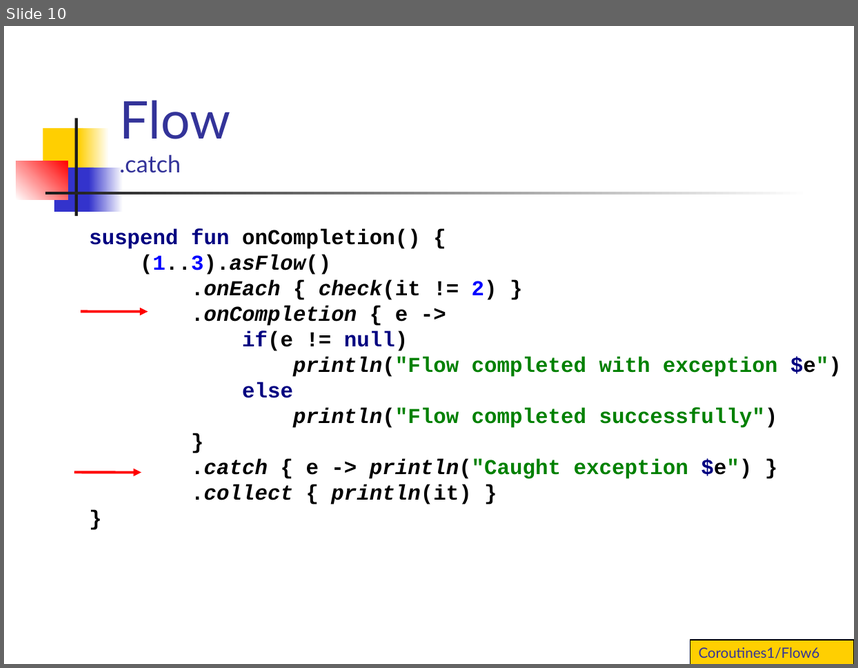
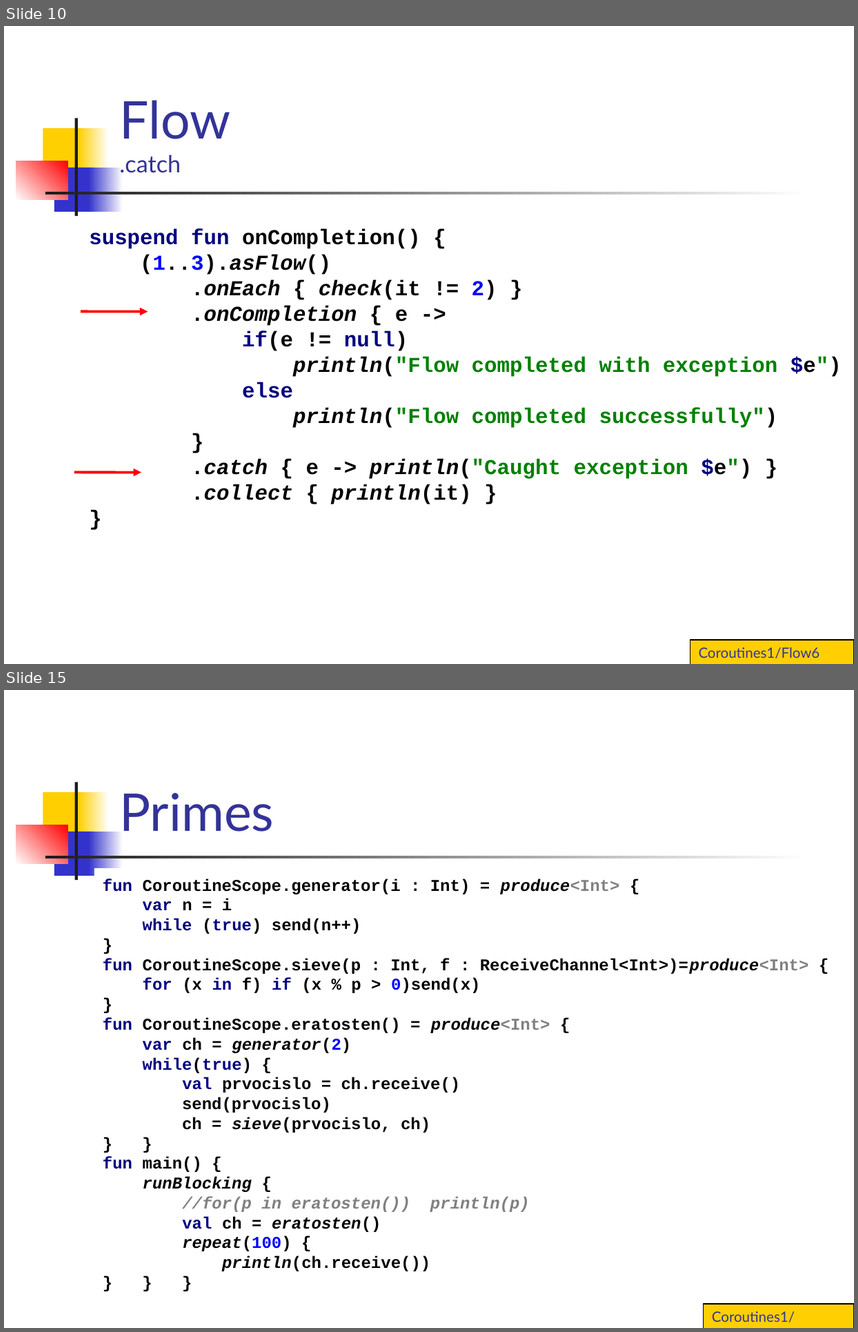
Before and after one commit to vmandro/Prednasky, a slide deck: 10/10B_Android.ppt. Shown one above the other, each under a label of ours: slide 10 before the commit, slides 10 and 15 after it; the slides between them are not shown. The pictures are 858x668 and 858x1332 pixels, drawn with LibreOffice and Linux fonts; fonts in the diff are those of the drawing. Boxes give left, top, right and bottom in pixels: in the first picture for what was removed or moved away, otherwise in the second. Text is boxed around its words. In the diff, an @@ line names an element or a change of style, - is before the commit and + after.

```diff
--- a/10/10B_Android.ppt
+++ b/10/10B_Android.ppt
@@ slide 15 added at bbox=[4, 690, 854, 1328], background #FFFFFF; not listed: 7 template elements that a slide beside it also shows @@
@@ title added at bbox=[119, 793, 274, 831], 44 pt, text #333399 @@
+Primes
@@ text added at bbox=[103, 878, 809, 1271], 14 pt, text #000000, bold @@
+fun CoroutineScope.generator(i : Int) = produce<Int> {
+var n = i
+while (true) send(n++)
+}
+fun CoroutineScope.sieve(p : Int, f : ReceiveChannel<Int>)=produce<Int> {
+for (x in f) if (x % p > 0)send(x)
+}
+fun CoroutineScope.eratosten() = produce<Int> {
+var ch = generator(2)
+while(true) {
+val prvocislo = ch.receive()
+send(prvocislo)
+ch = sieve(prvocislo, ch)
+} }
+fun main() {
+runBlocking {
+//for(p in eratosten()) println(p)
+val ch = eratosten()
+repeat(100) {
+println(ch.receive())
+} } }
@@ rectangle added at bbox=[704, 1304, 854, 1328], fill #FFCF01, outline #000000 0.74 pt, 12 pt, text #333399 @@
+Coroutines1/Channel
```
Also in this commit, not shown: 8 slides changed, 6 other slides added, 3 slides removed, 2 other files.
